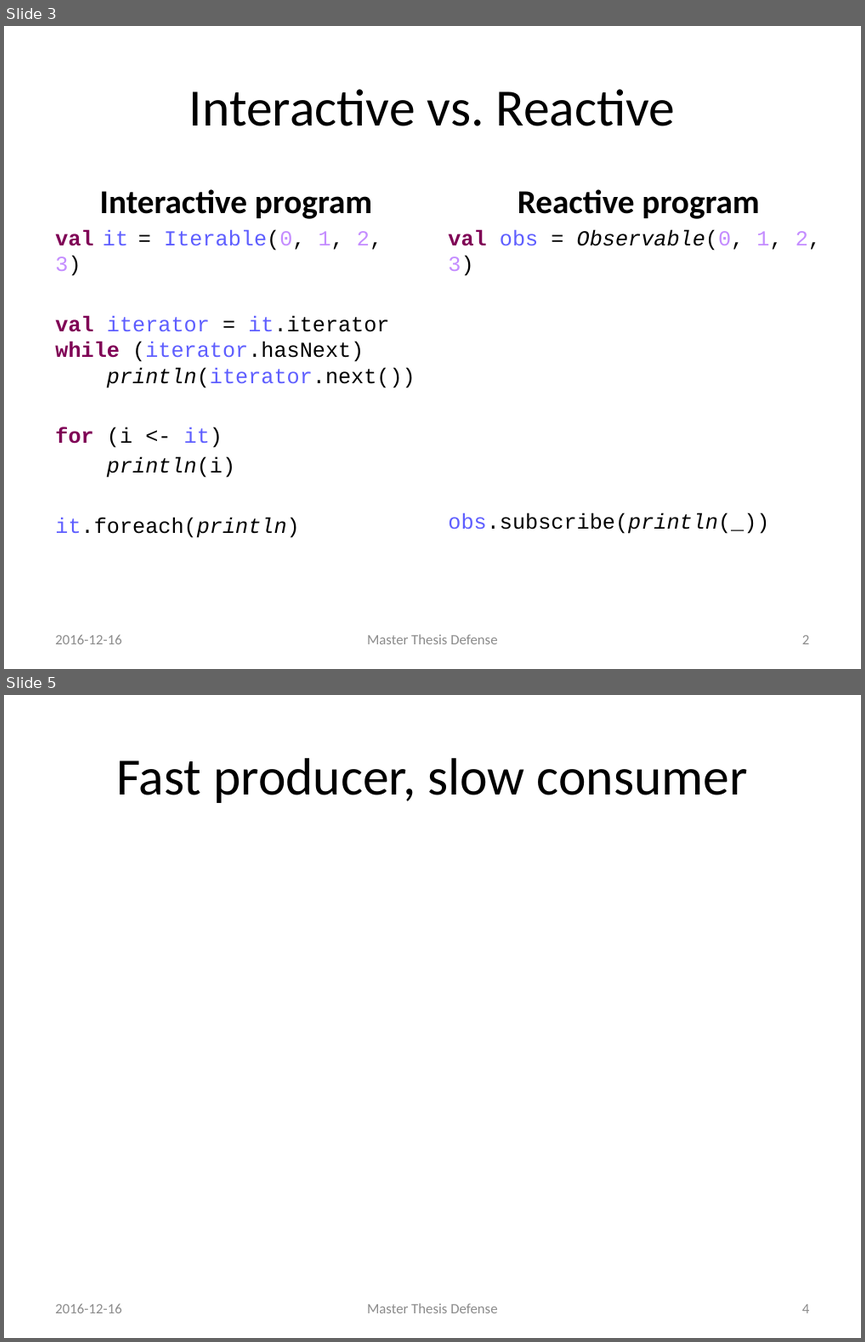
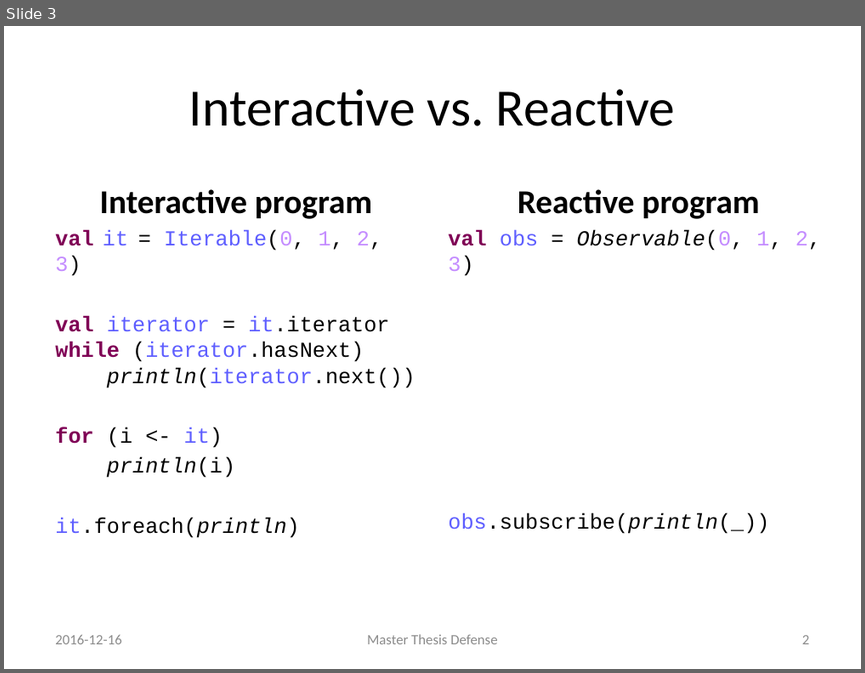
Before and after one commit to rvanheest/Thesis-Feedback-Control-Report-and-Presentation, a slide deck: presentation/Presentation.pptx. Shown one above the other, each under a label of ours: slides 3 and 5 before the commit, slide 3 after it; the slides between them are not shown. The pictures are 865x1342 and 865x673 pixels, drawn with LibreOffice and Linux fonts; fonts in the diff are those of the drawing. Boxes give left, top, right and bottom in pixels: in the first picture for what was removed or moved away, otherwise in the second. Text is boxed around its words. In the diff, an @@ line names an element or a change of style, - is before the commit and + after.

```diff
--- a/presentation/Presentation.pptx
+++ b/presentation/Presentation.pptx
@@ slide 5 removed at bbox=[4, 695, 861, 1338], background #FFFFFF @@
@@ title removed at bbox=[116, 758, 748, 803] @@
-Fast producer, slow consumer
@@ text removed at bbox=[55, 1304, 121, 1313] @@
-2016-12-16
@@ text removed at bbox=[367, 1303, 497, 1313] @@
-Master Thesis Defense
@@ page number removed at bbox=[802, 1304, 809, 1313] @@
-4
```
Also in this commit, not shown: 8 slides changed, 3 slides added, 2 other slides removed, 4 other files.
